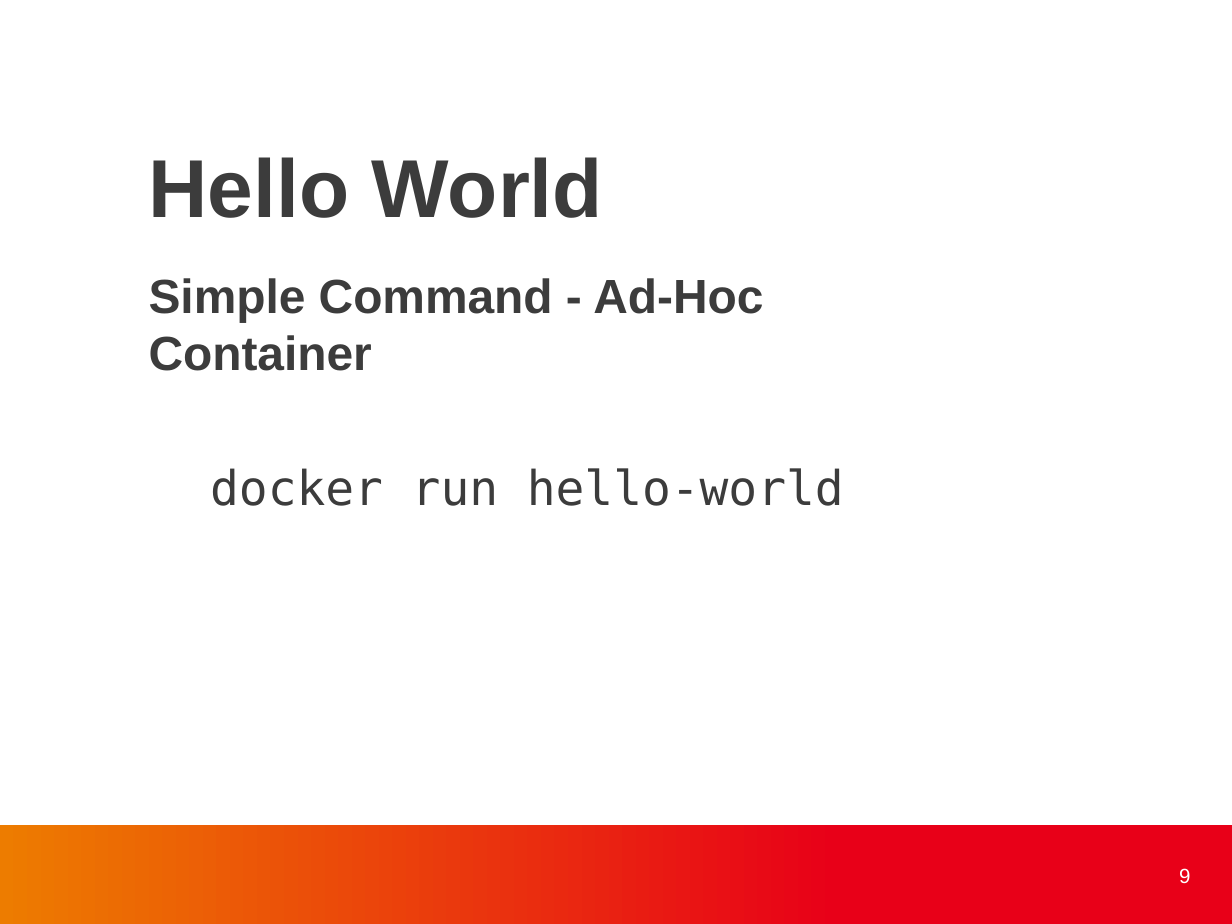
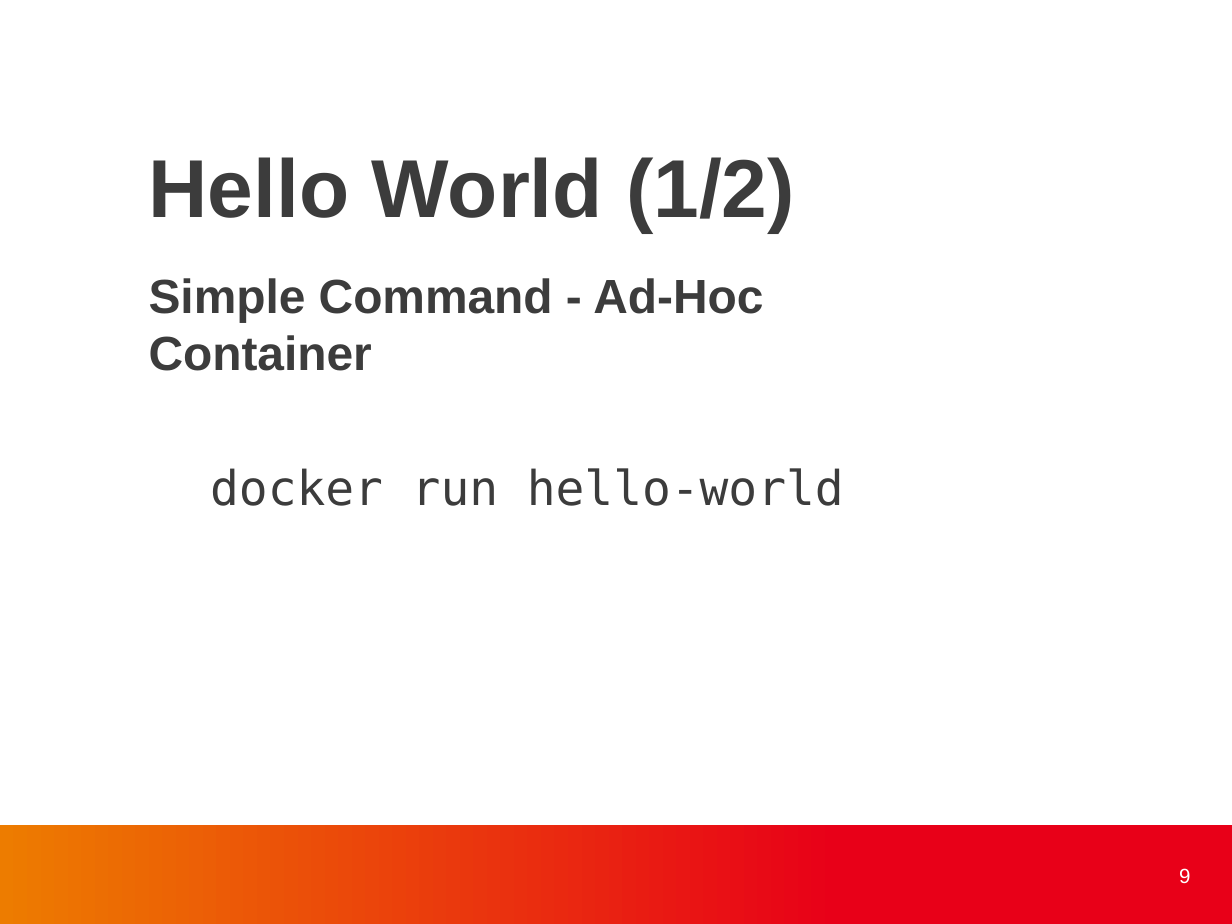
Before and after one commit to finneon/docker, a slide deck: slide 9 of docker_present.pptx. Drawn at 1232x924 pixels with LibreOffice and Linux fonts; fonts in the diff are those of the drawing; background and template pictures are left out. Boxes give left, top, right and bottom in pixels: in the first picture for what was removed or moved away, otherwise in the second. Text is boxed around its words. In the diff, an @@ line names an element or a change of style, - is before the commit and + after.

```diff
--- a/docker_present.pptx
+++ b/docker_present.pptx
@@ text at (149, 157, 795, 232): text changed @@
-Hello World
+Hello World (1/2)
```
Also in this commit, not shown: 4 other slides changed, 2 slides added, 2 other files.
